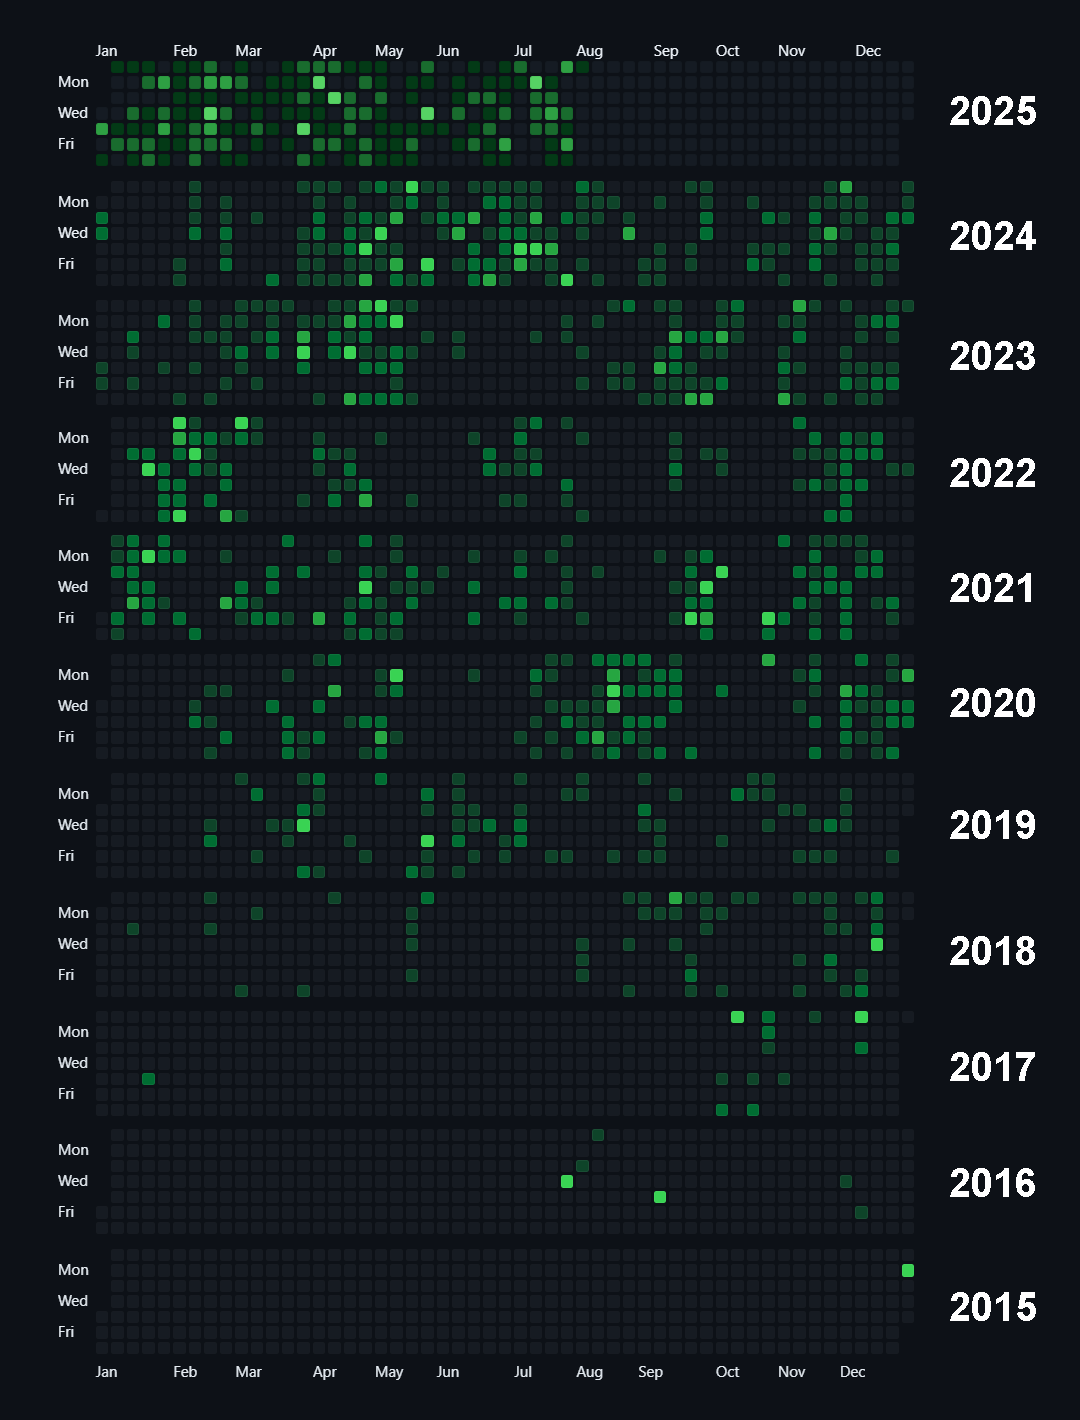
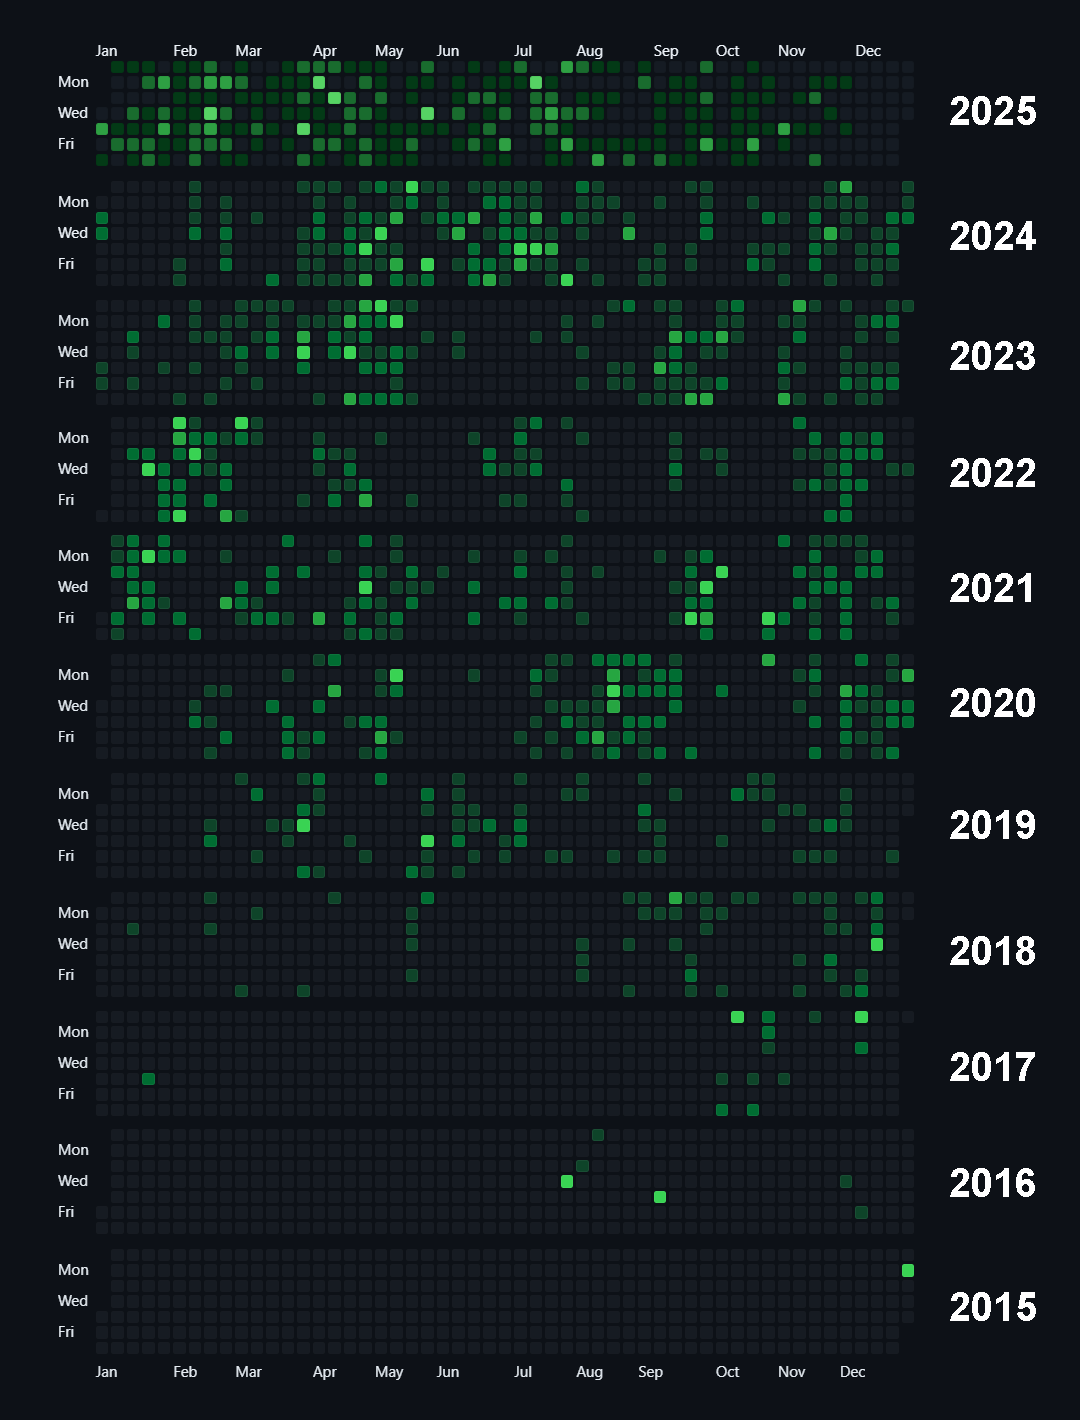
Revision of a layered 1080×1420 image; what changed, layer by layer:
renamed "Layer 6" to "Layer 7", painted on it over box(576, 61, 852, 166)